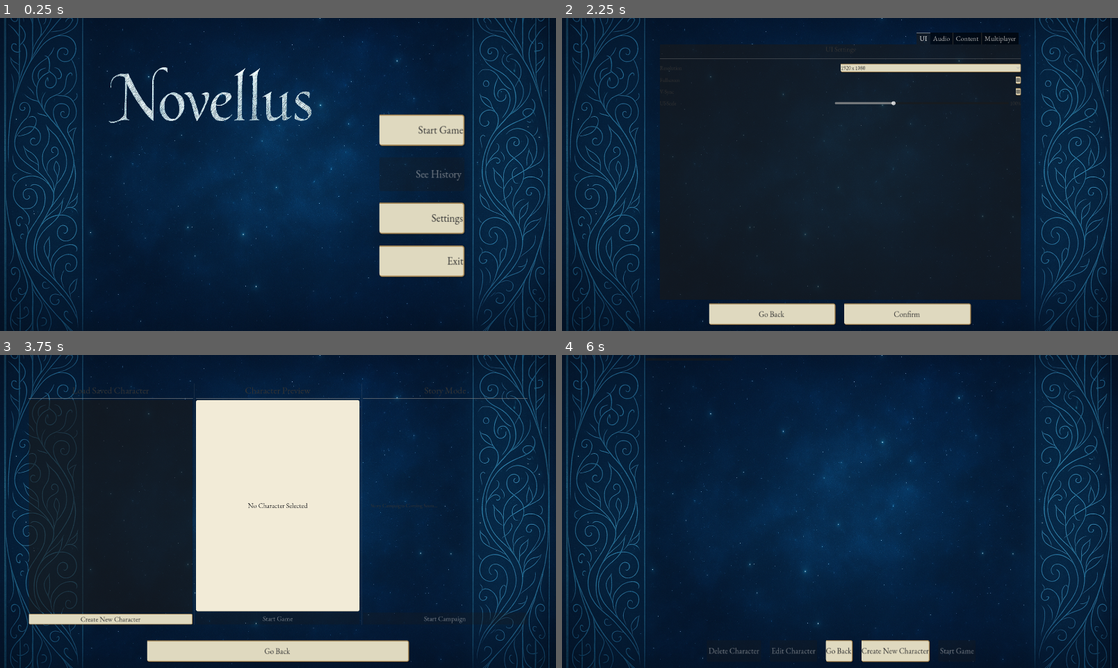
Above: before the commit, frames 1-4 (two rows, left to right).
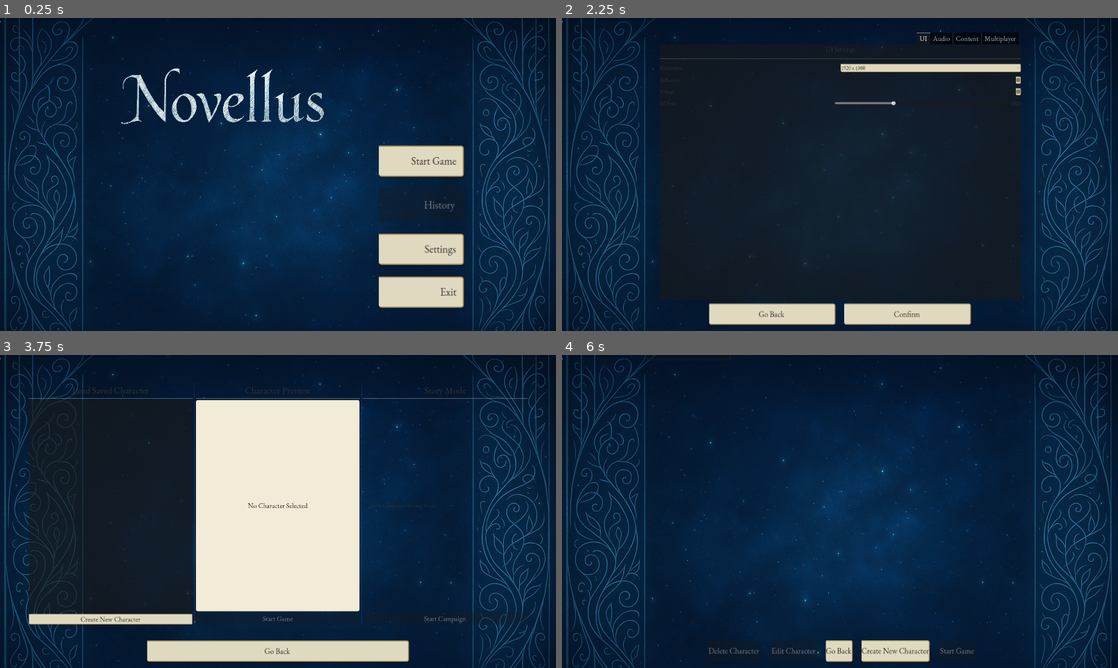
Above: after the commit, the same moments.

Repository: Suraru/Novellus
Game: Godot game, scene res://scenes/mainmenu/MainMenu.tscn
Two runs of this game, one before a commit and one after it. Both use one fixed random seed, a clock stepped at 60 frames per second and the inputs below.
Inputs:
- Up to frame 1 (0.25 s): no input
- Up to frame 2 (2.25 s): click "Settings" at 0.5 s; click "Confirm" at 1.25 s; click "Settings" at 2 s
- Up to frame 3 (3.75 s): click "Confirm" at 2.75 s; click "Start Game" at 3.5 s
- Up to frame 4 (6 s): click "Go Back" at 4.25 s; click "Start Game" at 5 s; click "Create New Character" at 5.75 s

The runs differ from the first frame. In frame 1, 17% of the frame differs, in the area x 0-99%, y 0-100%; in frame 2, 6.6%; in frame 3, 5.6%; in frame 4, 7.0%.

Commit message:
bg resize fix

Diff:
--- a/scenes/mainmenu/MainMenu.tscn
+++ b/scenes/mainmenu/MainMenu.tscn
@@ -41,10 +41,10 @@
 anchor_top = 1.0
 anchor_right = 1.0
 anchor_bottom = 1.0
-offset_left = -610.0
-offset_top = -743.0
-offset_right = -463.0
-offset_bottom = -467.0
+offset_left = -612.0
+offset_top = -640.0
+offset_right = -465.0
+offset_bottom = -360.0
 grow_horizontal = 0
 grow_vertical = 0
 scale = Vector2(2, 2)
@@ -52,7 +52,8 @@
 
 [node name="StartButton" type="Button" parent="VBoxContainer"]
 layout_mode = 2
-text = "Start Game"
+size_flags_vertical = 0
+text = "Start Game   "
 alignment = 2
 icon_alignment = 2
 vertical_icon_alignment = 2
@@ -60,8 +61,9 @@
 
 [node name="HistoryButton" type="Button" parent="VBoxContainer"]
 layout_mode = 2
+size_flags_vertical = 0
 disabled = true
-text = "See History"
+text = "History   "
 alignment = 2
 icon_alignment = 2
 vertical_icon_alignment = 2
@@ -69,7 +71,8 @@
 
 [node name="SettingsButton" type="Button" parent="VBoxContainer"]
 layout_mode = 2
-text = "Settings"
+size_flags_vertical = 0
+text = "Settings   "
 alignment = 2
 icon_alignment = 2
 vertical_icon_alignment = 2
@@ -77,7 +80,8 @@
 
 [node name="ExitButton" type="Button" parent="VBoxContainer"]
 layout_mode = 2
-text = "Exit"
+size_flags_vertical = 0
+text = "Exit   "
 alignment = 2
 icon_alignment = 2
 vertical_icon_alignment = 2
--- a/scripts/mainmenu/charactercreator/change_appearance.gd
+++ b/scripts/mainmenu/charactercreator/change_appearance.gd
@@ -102,18 +102,15 @@
 
 func _on_viewport_size_changed():
 	var viewport_size = get_viewport().get_visible_rect().size
-	var texture_size = background.texture.get_size()
-
-	# Calculate scale to cover the entire viewport
-	var scale_x = viewport_size.x / texture_size.x
-	var scale_y = viewport_size.y / texture_size.y
-	var scale = max(scale_x, scale_y)
-
-	background.scale = Vector2(scale, scale)
-
-	# Center the background
-	background.position = viewport_size / 2
-	background.centered = true
+
+	# Handle background scaling
+	var bg_texture_size = background.texture.get_size()
+	var bg_scale_x = viewport_size.x / bg_texture_size.x
+	var bg_scale_y = viewport_size.y / bg_texture_size.y
+	var scaling_factor = max(bg_scale_x, bg_scale_y)
+
+	background.scale = Vector2(scaling_factor, scaling_factor)
+	background.centered = false
 
 func load_character_data():
 	var character_file_path = GlobalState.current_character_path
--- a/scripts/mainmenu/charactercreator/character_build.gd
+++ b/scripts/mainmenu/charactercreator/character_build.gd
@@ -95,18 +95,15 @@
 
 func _on_viewport_size_changed():
 	var viewport_size = get_viewport().get_visible_rect().size
-	var texture_size = background.texture.get_size()
-
-	# Calculate scale to cover the entire viewport
-	var scale_x = viewport_size.x / texture_size.x
-	var scale_y = viewport_size.y / texture_size.y
-	var scale = max(scale_x, scale_y)
-
-	background.scale = Vector2(scale, scale)
-
-	# Center the background
-	background.position = viewport_size / 2
-	background.centered = true
+
+	# Handle background scaling
+	var bg_texture_size = background.texture.get_size()
+	var bg_scale_x = viewport_size.x / bg_texture_size.x
+	var bg_scale_y = viewport_size.y / bg_texture_size.y
+	var scaling_factor = max(bg_scale_x, bg_scale_y)
+
+	background.scale = Vector2(scaling_factor, scaling_factor)
+	background.centered = false
 
 func _on_name_or_surname_changed(_new_text: String = ""):
 	# Only update fullname if it hasn't been manually edited
--- a/scripts/mainmenu/charactercreator/character_selection.gd
+++ b/scripts/mainmenu/charactercreator/character_selection.gd
@@ -28,18 +28,15 @@
 
 func _on_viewport_size_changed():
 	var viewport_size = get_viewport().get_visible_rect().size
-	var texture_size = background.texture.get_size()
 
-	# Calculate scale to cover the entire viewport
-	var scale_x = viewport_size.x / texture_size.x
-	var scale_y = viewport_size.y / texture_size.y
-	var scale = max(scale_x, scale_y)
+	# Handle background scaling
+	var bg_texture_size = background.texture.get_size()
+	var bg_scale_x = viewport_size.x / bg_texture_size.x
+	var bg_scale_y = viewport_size.y / bg_texture_size.y
+	var scaling_factor = max(bg_scale_x, bg_scale_y)
 
-	background.scale = Vector2(scale, scale)
-
-	# Center the background
-	background.position = viewport_size / 2
-	background.centered = true
+	background.scale = Vector2(scaling_factor, scaling_factor)
+	background.centered = false
 
 func _load_characters():
 	character_list.clear()
--- a/scripts/mainmenu/charactercreator/race_confirm.gd
+++ b/scripts/mainmenu/charactercreator/race_confirm.gd
@@ -14,18 +14,15 @@
 
 func _on_viewport_size_changed():
 	var viewport_size = get_viewport().get_visible_rect().size
-	var texture_size = background.texture.get_size()
 
-	# Calculate scale to cover the entire viewport
-	var scale_x = viewport_size.x / texture_size.x
-	var scale_y = viewport_size.y / texture_size.y
-	var scale = max(scale_x, scale_y)
+	# Handle background scaling
+	var bg_texture_size = background.texture.get_size()
+	var bg_scale_x = viewport_size.x / bg_texture_size.x
+	var bg_scale_y = viewport_size.y / bg_texture_size.y
+	var scaling_factor = max(bg_scale_x, bg_scale_y)
 
-	background.scale = Vector2(scale, scale)
-
-	# Center the background
-	background.position = viewport_size / 2
-	background.centered = true
+	background.scale = Vector2(scaling_factor, scaling_factor)
+	background.centered = false
 
 var race_images = {
 	"Human": "res://assets/race_images/human.png",
--- a/scripts/mainmenu/charactercreator/race_selection.gd
+++ b/scripts/mainmenu/charactercreator/race_selection.gd
@@ -32,18 +32,15 @@
 
 func _on_viewport_size_changed():
 	var viewport_size = get_viewport().get_visible_rect().size
-	var texture_size = background.texture.get_size()
 
-	# Calculate scale to cover the entire viewport
-	var scale_x = viewport_size.x / texture_size.x
-	var scale_y = viewport_size.y / texture_size.y
-	var scale = max(scale_x, scale_y)
+	# Handle background scaling
+	var bg_texture_size = background.texture.get_size()
+	var bg_scale_x = viewport_size.x / bg_texture_size.x
+	var bg_scale_y = viewport_size.y / bg_texture_size.y
+	var scaling_factor = max(bg_scale_x, bg_scale_y)
 
-	background.scale = Vector2(scale, scale)
-
-	# Center the background
-	background.position = viewport_size / 2
-	background.centered = true
+	background.scale = Vector2(scaling_factor, scaling_factor)
+	background.centered = false
 
 func _on_human_selected():
 	selected_race = "Human"
--- a/scripts/mainmenu/game_start.gd
+++ b/scripts/mainmenu/game_start.gd
@@ -32,18 +32,15 @@
 
 func _on_viewport_size_changed():
 	var viewport_size = get_viewport().get_visible_rect().size
-	var texture_size = background.texture.get_size()
 
-	# Calculate scale to cover the entire viewport
-	var scale_x = viewport_size.x / texture_size.x
-	var scale_y = viewport_size.y / texture_size.y
-	var scale = max(scale_x, scale_y)
+	# Handle background scaling
+	var bg_texture_size = background.texture.get_size()
+	var bg_scale_x = viewport_size.x / bg_texture_size.x
+	var bg_scale_y = viewport_size.y / bg_texture_size.y
+	var scaling_factor = max(bg_scale_x, bg_scale_y)
 
-	background.scale = Vector2(scale, scale)
-
-	# Center the background
-	background.position = viewport_size / 2
-	background.centered = true
+	background.scale = Vector2(scaling_factor, scaling_factor)
+	background.centered = false
 
 func _load_saved_characters():
 	save_file_list.clear()
--- a/scripts/mainmenu/main_menu.gd
+++ b/scripts/mainmenu/main_menu.gd
@@ -1,6 +1,7 @@
 extends Control
 
 @onready var background = $Characterbg
+@onready var title = $Title
 @onready var start_button = $VBoxContainer/StartButton
 @onready var history_button = $VBoxContainer/HistoryButton
 @onready var settings_button = $VBoxContainer/SettingsButton
@@ -16,18 +17,22 @@
 
 func _on_viewport_size_changed():
 	var viewport_size = get_viewport().get_visible_rect().size
-	var texture_size = background.texture.get_size()
 
-	# Calculate scale to cover the entire viewport
-	var scale_x = viewport_size.x / texture_size.x
-	var scale_y = viewport_size.y / texture_size.y
-	var scale = max(scale_x, scale_y)
+	# Handle background scaling
+	var bg_texture_size = background.texture.get_size()
+	var bg_scale_x = viewport_size.x / bg_texture_size.x
+	var bg_scale_y = viewport_size.y / bg_texture_size.y
+	var scaling_factor = max(bg_scale_x, bg_scale_y)
 
-	background.scale = Vector2(scale, scale)
+	background.scale = Vector2(scaling_factor, scaling_factor)
+	background.centered = false
 
-	# Center the background
-	background.position = viewport_size / 2
-	background.centered = true
+	# Adjust title position
+	title.position = Vector2(viewport_size.x * 0.4, viewport_size.y * 0.25)
+
+	# Scale title based on screen width
+	var scale_factor = viewport_size.x / 1920.0
+	title.scale = Vector2(scale_factor, scale_factor)
 
 func on_start_pressed():
 	get_tree().change_scene_to_file("res://scenes/mainmenu/GameStart.tscn")
--- a/scripts/mainmenu/settings.gd
+++ b/scripts/mainmenu/settings.gd
@@ -75,18 +75,15 @@
 
 func _on_viewport_size_changed():
 	var viewport_size = get_viewport().get_visible_rect().size
-	var texture_size = background.texture.get_size()
-
-	# Calculate scale to cover the entire viewport
-	var scale_x = viewport_size.x / texture_size.x
-	var scale_y = viewport_size.y / texture_size.y
-	var scale = max(scale_x, scale_y)
-
-	background.scale = Vector2(scale, scale)
-
-	# Center the background
-	background.position = viewport_size / 2
-	background.centered = true
+
+	# Handle background scaling
+	var bg_texture_size = background.texture.get_size()
+	var bg_scale_x = viewport_size.x / bg_texture_size.x
+	var bg_scale_y = viewport_size.y / bg_texture_size.y
+	var scaling_factor = max(bg_scale_x, bg_scale_y)
+
+	background.scale = Vector2(scaling_factor, scaling_factor)
+	background.centered = false
 
 # Connect all UI element signals
 func _connect_signals():
